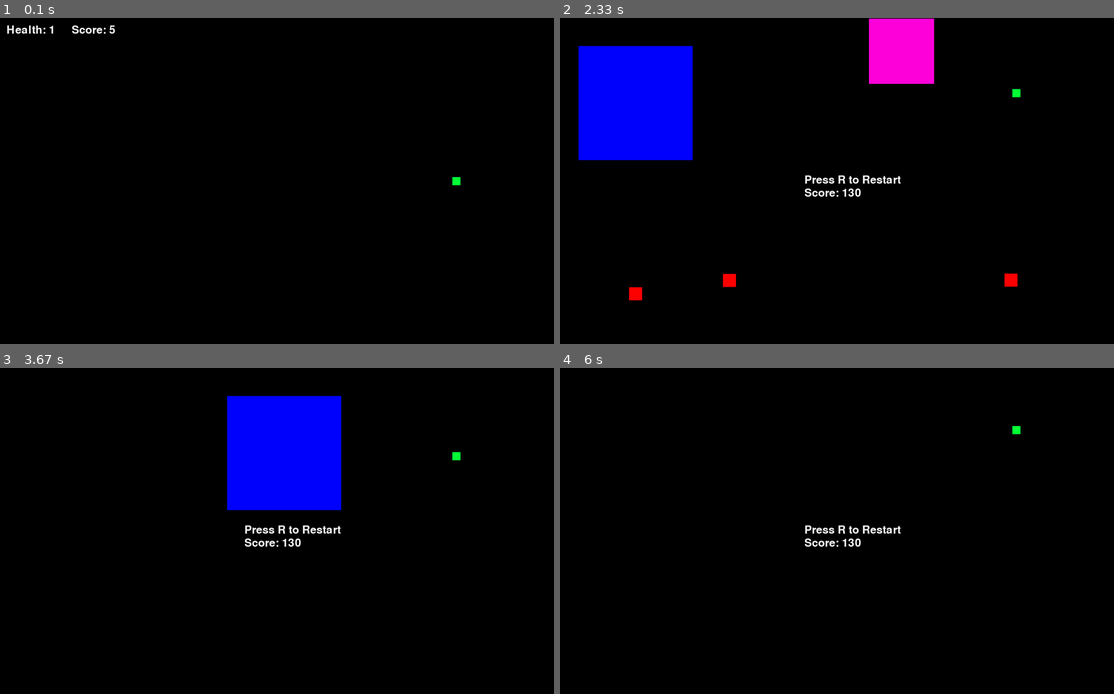
Above: before the commit, frames 1-4 (two rows, left to right).
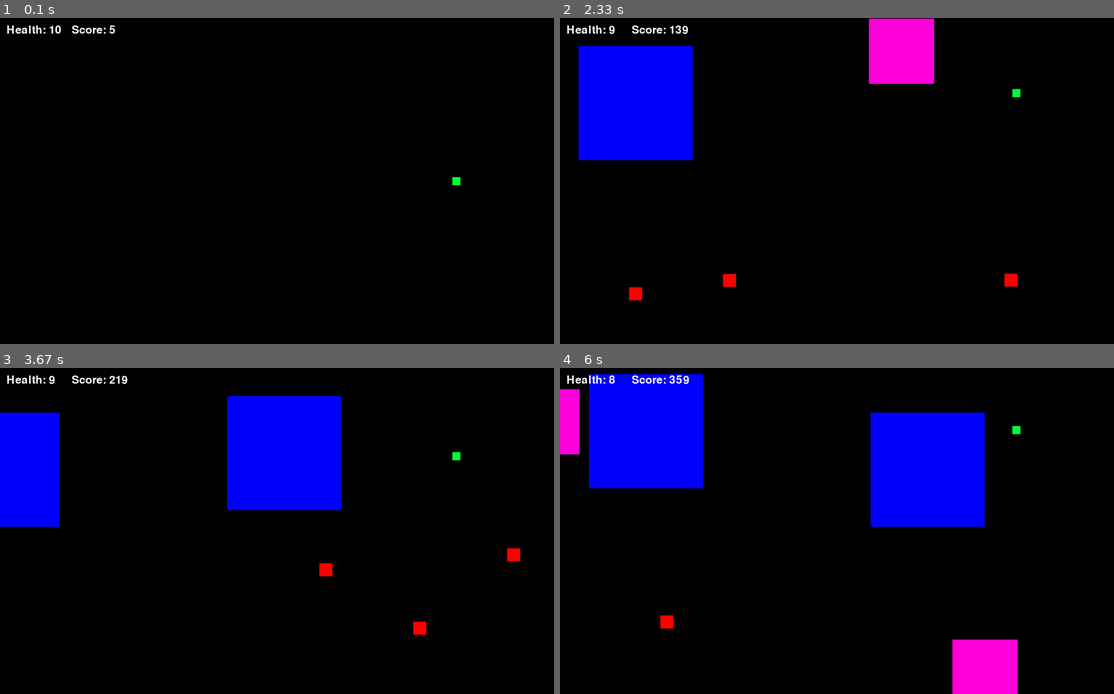
Above: after the commit, the same moments.

Repository: soupyfx/DofE_Programming_Pygame
Game: pygame game, started from Week Four - Small Game/Code.py
Two runs of this game, one before a commit and one after it. Both use one fixed random seed, a clock stepped at 60 frames per second and the inputs below.
Inputs:
- Up to frame 1 (0.1 s): no input
- Up to frame 2 (2.33 s): hold W 0.33-0.8 s; hold S 0.83-1.13 s; hold W 1.17-1.53 s; hold S 1.57-1.93 s; hold W 1.97-2.27 s; hold S from 2.3 s (still down)
- Up to frame 3 (3.67 s): release S at 2.6 s; hold W 2.63-3 s; hold S 3.03-3.4 s; hold W from 3.43 s (still down)
- Up to frame 4 (6 s): release W at 3.73 s; hold S 3.77-4.07 s; hold W 4.1-4.47 s; hold S 4.5-4.87 s; hold W 4.9-5.2 s; hold S 5.23-5.53 s; hold W 5.57-5.93 s; hold S from 5.97 s (still down)

The runs differ from the first frame. In frame 1, less than 0.1% of the frame differs, in the area x 10-11%, y 2-5%; in frame 2, 0.6%; in frame 3, 4.7%; in frame 4, 18%, in the area x 0-83%, y 1-100%.

Commit message:
Week Four

Diff:
--- a/Week Four - Small Game/Classes.py
+++ b/Week Four - Small Game/Classes.py
@@ -11,7 +11,7 @@
         self.image = pygame.image.load(texture)
         self.rect = self.image.get_rect()
         self.rect.center = [1400,500]
-        self.health = 1
+        self.health = 10
     def updatePlayerMovement(self,y):
         if y == -10:
             if self.rect.center[1] == 0:
